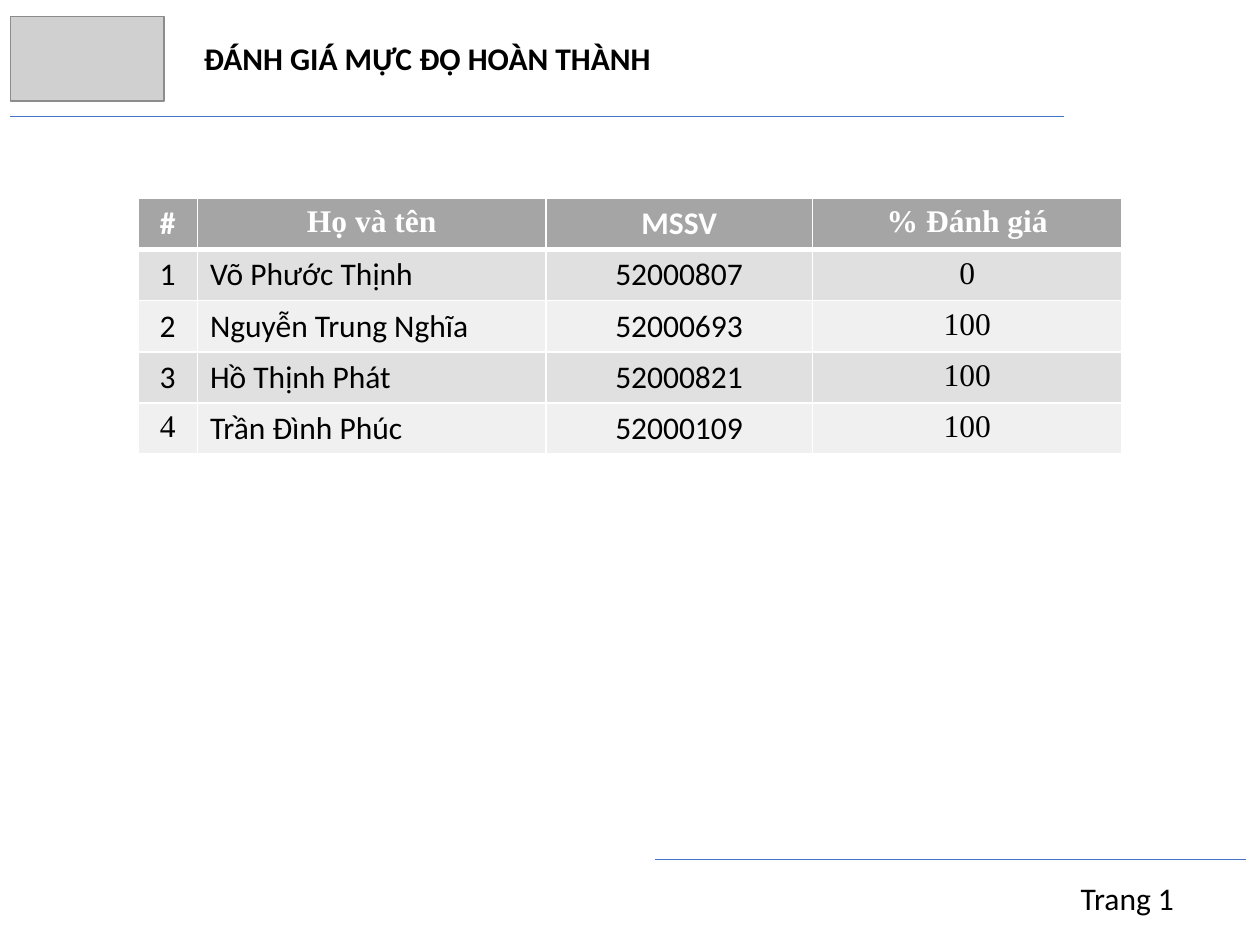
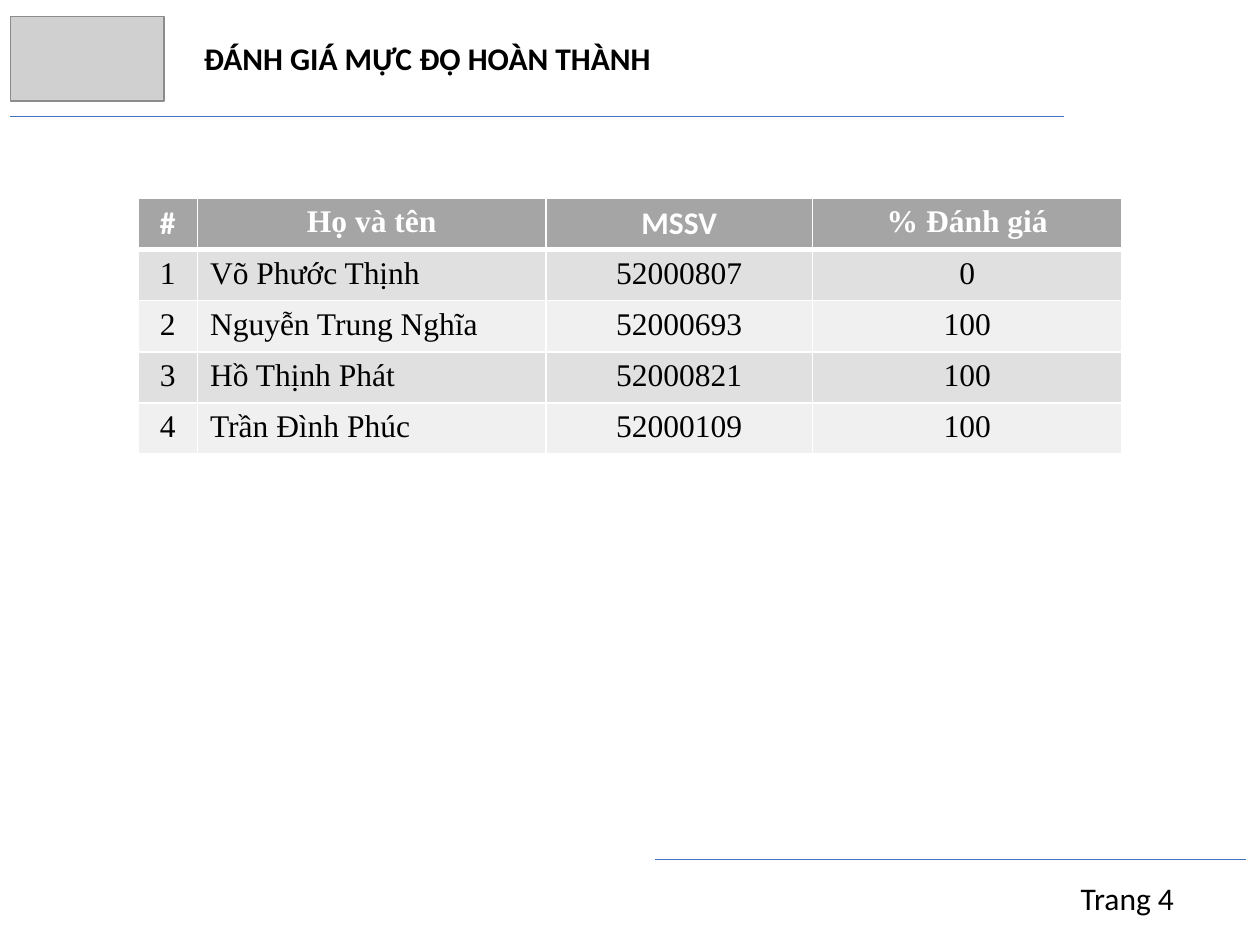
Before and after one commit to trngbro/AI, a slide deck: slide 4 of present/presentation.pptx. Drawn at 1260x945 pixels with LibreOffice and Linux fonts; fonts in the diff are those of the drawing; grey boxes stand for pictures. Boxes give left, top, right and bottom in pixels: in the first picture for what was removed or moved away, otherwise in the second. Text is boxed around its words. In the diff, an @@ line names an element or a change of style, - is before the commit and + after.

```diff
--- a/present/presentation.pptx
+++ b/present/presentation.pptx
@@ table at (x1=137, y1=199, x2=1121, y2=455) @@
@@ font Calibri to Times New Roman in "1", "Võ Phước Thịnh", "52000807", "2" and 7 more places @@
@@ text at (x1=1081, y1=889, x2=1174, y2=916): text changed @@
-Trang 1
+Trang 4
```
Also in this commit, not shown: 24 other slides changed.
